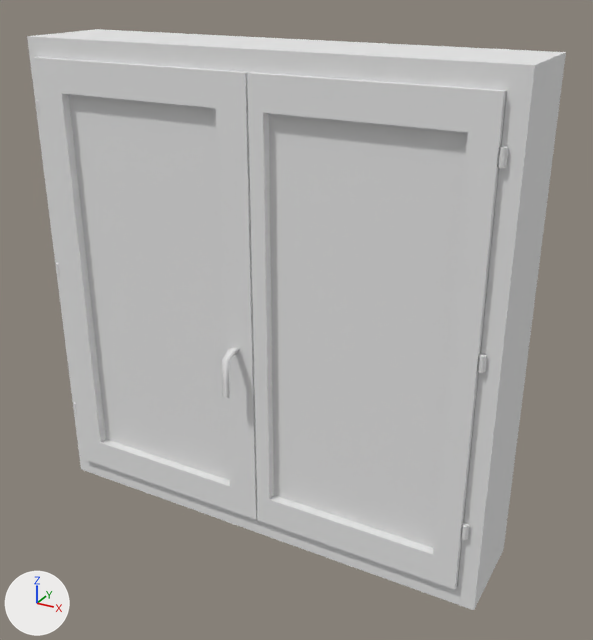
What one commit did to the OBJ model SweetHome3D/src/com/eteks/sweethome3d/io/resources/doubleWindow126x123.obj.
Rendered twice from a 50 mm lens placed at (1.253, -1.642, 2.399), pointed at (0.28, 0.126, 1.514). Every picture has the same lights, and +X, +Y and +Z are marked at lower left. Where no turn or scale is listed for an object, it has been applied to the vertices.

In view in the first picture: 'doubleWindow126x123'.
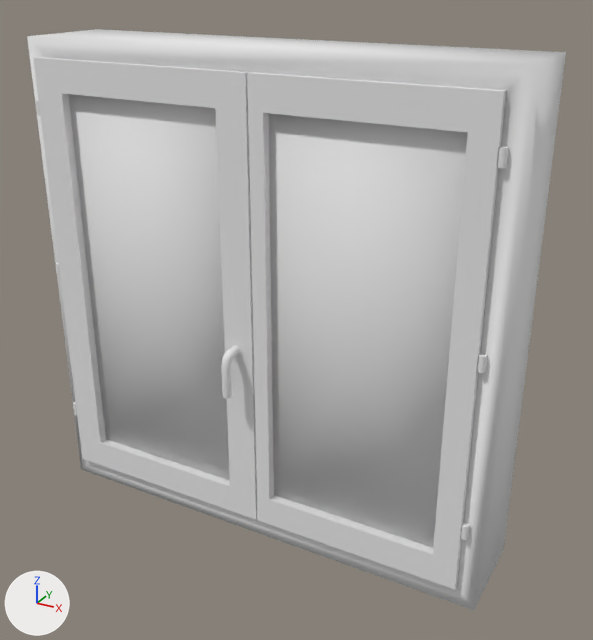
Where the change shows, as pixel boxes (x1, y1, x2, y2) in the pictures (593 x 640 px; the box of a moved part takes in the faces that stretch with it):
part 1 of me_doublewindow126x123, moved or reshaped: before (27, 37, 535, 610); after (35, 100, 508, 540)
part 2 of me_doublewindow126x123, added: after (477, 353, 487, 373)

Diff of the bpy script that builds the scene:
```diff
--- a/SweetHome3D/src/com/eteks/sweethome3d/io/resources/doubleWindow126x123.obj.py
+++ b/SweetHome3D/src/com/eteks/sweethome3d/io/resources/doubleWindow126x123.obj.py
@@ me_doublewindow126x123 @@
 # used by ob_doublewindow126x123; location = (0.0, 0.0, 0.0)
-me_doublewindow126x123.from_pydata(...)  # 302 vertices, 562 faces; spans x -0.455..0.865, y -0.069..0.274, z 0.874..2.214
+me_doublewindow126x123.from_pydata(...)  # 336 vertices, 630 faces; spans x -0.455..0.865, y -0.075..0.274, z 0.874..2.214
+# me_doublewindow126x123 part 1: 93 vertices removed from x -0.393..0.817, y -0.031..0.274, z 0.933..2.163; 111 vertices added at x -0.44..0.83, y -0.075..0.048, z 0.935..2.163
+# me_doublewindow126x123 part 2: 8 vertices added at x 0.816..0.83, y -0.01..0.005, z 1.553..1.593
 me_doublewindow126x123.materials.append(mat_flltgrey)
```
